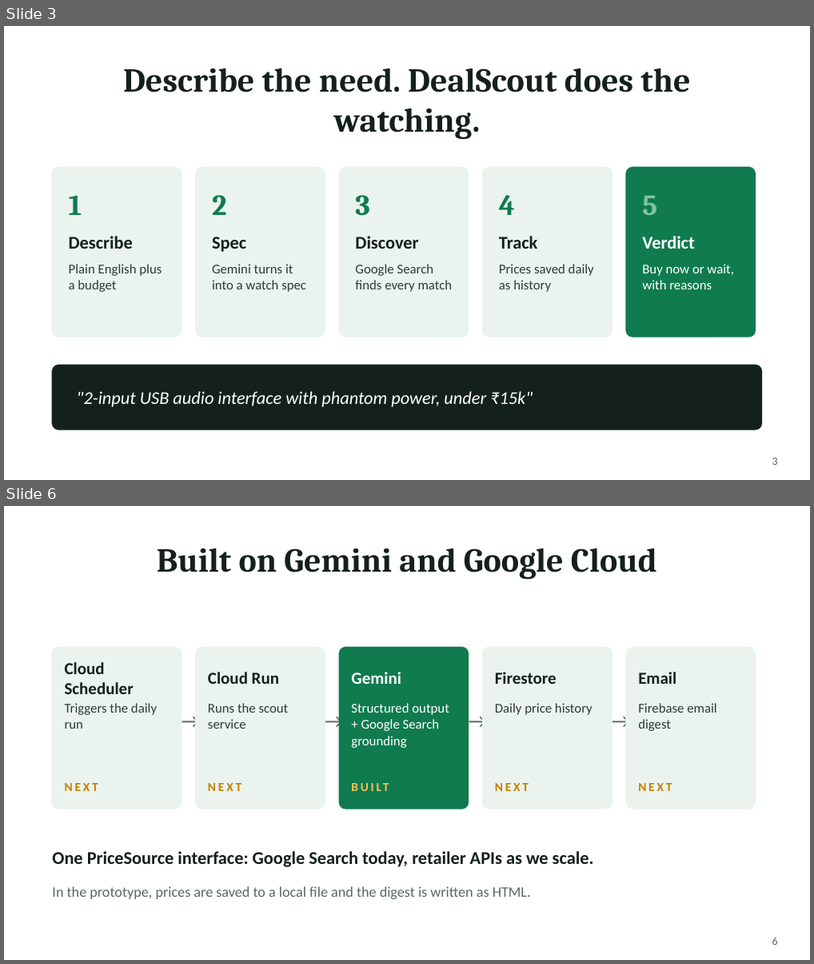
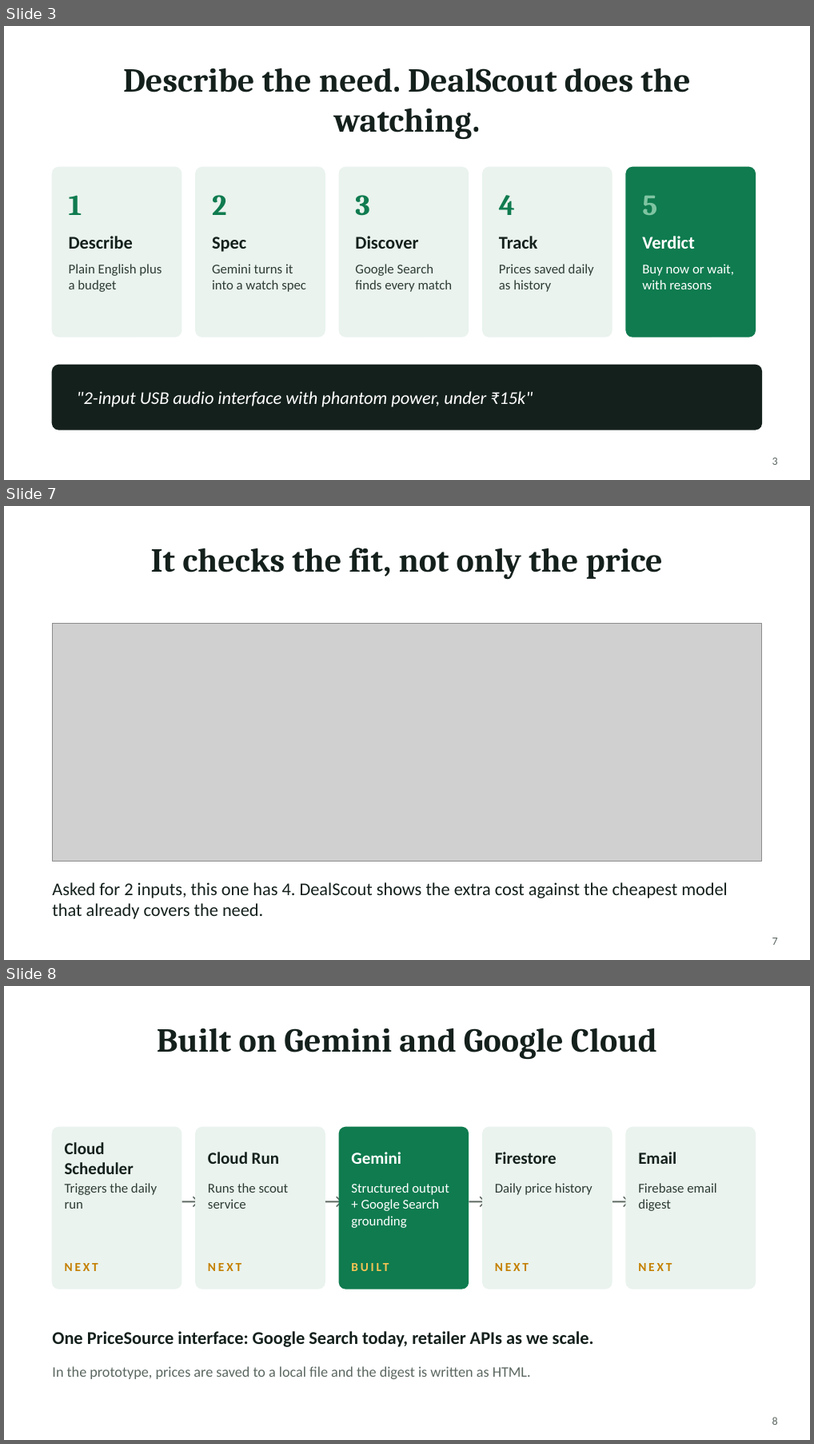
Before and after one commit to guptameenu31/Dealscout, a slide deck: DealScout.pptx. Shown one above the other, each under a label of ours: slides 3 and 6 before the commit, slides 3, 7 and 8 after it; the slides between them are not shown. The pictures are 814x964 and 814x1444 pixels, drawn with LibreOffice and Linux fonts; fonts in the diff are those of the drawing; grey boxes stand for pictures. Boxes give left, top, right and bottom in pixels: in the first picture for what was removed or moved away, otherwise in the second. Text is boxed around its words. In the diff, an @@ line names an element or a change of style, - is before the commit and + after.

```diff
--- a/DealScout.pptx
+++ b/DealScout.pptx
@@ slide 7 added at (4, 506, 810, 960), background #FFFFFF @@
@@ title added at (151, 548, 663, 580), 30 pt, text #14201C, bold @@
+It checks the fit, not only the price
@@ picture added at (52, 623, 762, 861) @@
@@ text added at (52, 882, 728, 919), 16 pt, text #14201C @@
+Asked for 2 inputs, this one has 4. DealScout shows the extra cost against the cheapest model that already covers the need.
@@ page number added at (773, 937, 778, 944), 10 pt, text #5B6760 @@
+7
@@ what was slide 6 is now slide 8 @@
@@ page number at (773, 1416, 778, 1424): text changed @@
-6
+8
```
Also in this commit, not shown: 2 slides changed, 2 other slides added, 1 slide removed.
